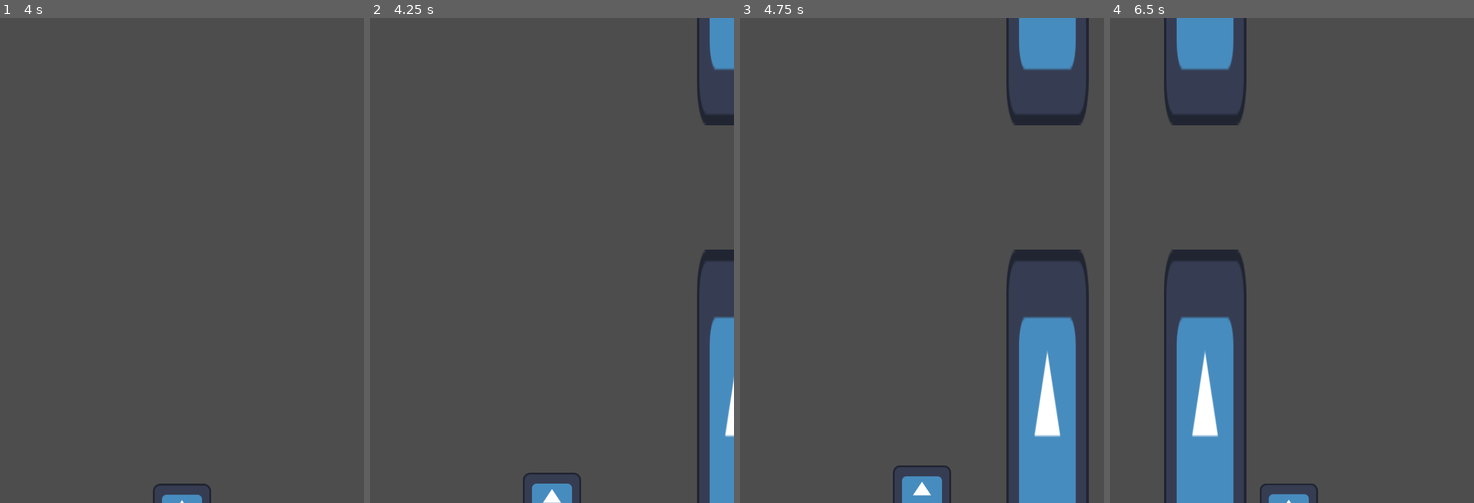
Above: before the commit, frames 1-4 (left to right).
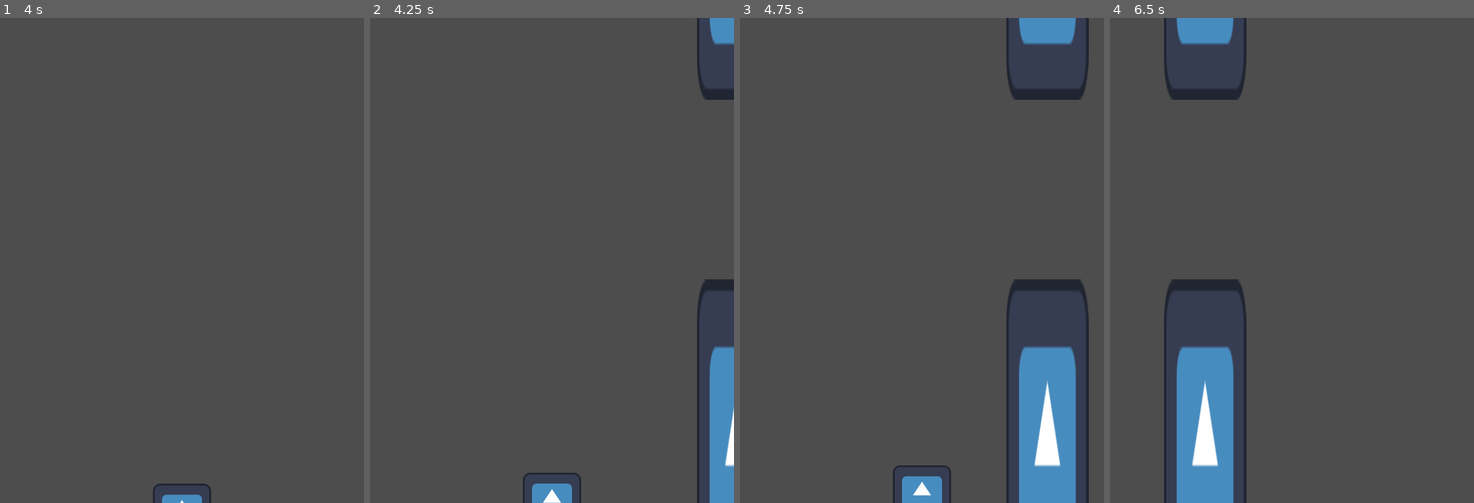
Above: after the commit, the same moments.

Repository: fabianovich/moooh-bird
Game: Godot game, scene res://scenes/game.tscn
Same seed, same stepped clock (60 frames per second), same inputs: the game is played once before the commit and once after it. The engine's default icon, where the game draws it, is replaced by a stand-in: a white triangle on a blue panel in a dark square.
Inputs:
- Up to frame 1 (4 s): tap Enter (ui_accept) at 0.5, 0.77, 1.52, 3.02, 3.77 s
- Up to frame 2 (4.25 s): no input
- Up to frame 3 (4.75 s): tap Enter (ui_accept) at 4.52 s
- Up to frame 4 (6.5 s): tap Enter (ui_accept) at 6.02 s

Frame 1 is identical in both runs. In frame 2, 2.1% of the frame differs, in the area x 89-100%, y 0-93%; in frame 3, 5.0%; in frame 4, 5.3%, in the area x 14-58%, y 0-100%.

Commit message:
score collision

Diff:
--- a/code/bird.gd
+++ b/code/bird.gd
@@ -18,6 +18,7 @@
 		for index in get_slide_collision_count():
 				var collision := get_slide_collision(index)
 				var body := collision.get_collider()
+				print(body.name)
 				#game over
-				game = false
+				#game = false
 		move_and_slide()
--- a/code/pipes.gd
+++ b/code/pipes.gd
@@ -1,4 +1,4 @@
-extends StaticBody2D
+extends Node2D
 
 var pipespeed = 200
 
--- a/code/pipespawner.gd
+++ b/code/pipespawner.gd
@@ -1,5 +1,8 @@
 extends Node
 
+#var pipeUpScene = preload("res://scenes/pipe_up.tscn")
+#var pipeDownScene = preload("res://scenes/pipe_down.tscn")
+#var collisionScene = preload("res://scenes/score_collision.tscn")
 var pipeScene = preload("res://scenes/pipes.tscn")
 var dt = 0
 var pipeInterval = 4
@@ -13,6 +16,15 @@
 
 func spawn():
 	var y = randi_range(200, 600)
-	var instance = pipeScene.instantiate()
-	instance.position = Vector2(650, y)
-	add_child(instance)
+	var pipes = pipeScene.instantiate()
+	pipes.position = Vector2(650, y)
+	add_child(pipes)
+	#var pipeUp = pipeUpScene.instantiate()
+	#var pipeDown = pipeDownScene.instantiate()
+	#var collision = collisionScene.instantiate()
+	#pipeDown.position = Vector2(650, y + 100)
+	#pipeUp.position = Vector2(650, y - 100)
+	#collision.position = Vector2(650, y)
+	#add_child(collision)
+	#add_child(pipeUp)
+	#add_child(pipeDown)
--- /dev/null
+++ b/scenes/pipe_down.tscn
@@ -0,0 +1,17 @@
+[gd_scene format=3 uid="uid://xfftbb1874pr"]
+
+[ext_resource type="Texture2D" uid="uid://l88a7yl7sd8x" path="res://assets/icon.svg" id="1_3sgmx"]
+
+[sub_resource type="RectangleShape2D" id="RectangleShape2D_ubpi2"]
+size = Vector2(128, 588)
+
+[node name="StaticBody2D" type="StaticBody2D" unique_id=483753593]
+
+[node name="down" type="CollisionShape2D" parent="." unique_id=1825279829]
+position = Vector2(0, 301)
+shape = SubResource("RectangleShape2D_ubpi2")
+
+[node name="Sprite2D2" type="Sprite2D" parent="down" unique_id=1418284964]
+position = Vector2(8.077936e-28, -3)
+scale = Vector2(1.0625, 4.6484375)
+texture = ExtResource("1_3sgmx")
--- /dev/null
+++ b/scenes/pipe_up.tscn
@@ -0,0 +1,17 @@
+[gd_scene format=3 uid="uid://c0gudurnod6ay"]
+
+[ext_resource type="Texture2D" uid="uid://l88a7yl7sd8x" path="res://assets/icon.svg" id="1_vxi75"]
+
+[sub_resource type="RectangleShape2D" id="RectangleShape2D_akuxe"]
+size = Vector2(123, 584)
+
+[node name="StaticBody2D" type="StaticBody2D" unique_id=1807757513]
+
+[node name="up" type="CollisionShape2D" parent="." unique_id=1842591888]
+position = Vector2(0.5, -292)
+shape = SubResource("RectangleShape2D_akuxe")
+
+[node name="Sprite2D" type="Sprite2D" parent="up" unique_id=505065852]
+position = Vector2(-0.5, -1)
+scale = Vector2(1.0625, 4.6484375)
+texture = ExtResource("1_vxi75")
--- a/scenes/pipes.tscn
+++ b/scenes/pipes.tscn
@@ -1,31 +1,17 @@
 [gd_scene format=3 uid="uid://chexpccwh835a"]
 
 [ext_resource type="Script" uid="uid://cse8hcv10l0kv" path="res://code/pipes.gd" id="1_3ahhd"]
-[ext_resource type="Texture2D" uid="uid://l88a7yl7sd8x" path="res://assets/icon.svg" id="1_f17p0"]
+[ext_resource type="PackedScene" uid="uid://c0gudurnod6ay" path="res://scenes/pipe_up.tscn" id="2_v53nb"]
+[ext_resource type="PackedScene" uid="uid://xfftbb1874pr" path="res://scenes/pipe_down.tscn" id="3_c66uf"]
+[ext_resource type="PackedScene" uid="uid://dergj7ftf1j3p" path="res://scenes/score_collision.tscn" id="4_kufs7"]
 
-[sub_resource type="RectangleShape2D" id="RectangleShape2D_3ahhd"]
-size = Vector2(128, 588)
-
-[sub_resource type="RectangleShape2D" id="RectangleShape2D_f17p0"]
-size = Vector2(123, 584)
-
-[node name="StaticBody2D" type="StaticBody2D" unique_id=2030734738]
+[node name="Node2D" type="Node2D" unique_id=1541705763]
 script = ExtResource("1_3ahhd")
 
-[node name="down" type="CollisionShape2D" parent="." unique_id=1379578887]
-position = Vector2(0, 400)
-shape = SubResource("RectangleShape2D_3ahhd")
+[node name="up" parent="." unique_id=1807757513 instance=ExtResource("2_v53nb")]
+position = Vector2(0, -150)
 
-[node name="Sprite2D2" type="Sprite2D" parent="down" unique_id=492716634]
-position = Vector2(-6.7762636e-21, -1)
-scale = Vector2(1.0625, 4.6484375)
-texture = ExtResource("1_f17p0")
+[node name="down" parent="." unique_id=483753593 instance=ExtResource("3_c66uf")]
+position = Vector2(0, 150)
 
-[node name="up" type="CollisionShape2D" parent="." unique_id=1164591969]
-position = Vector2(0.5, -400)
-shape = SubResource("RectangleShape2D_f17p0")
-
-[node name="Sprite2D" type="Sprite2D" parent="up" unique_id=1595880682]
-position = Vector2(-0.5, -1)
-scale = Vector2(1.0625, 4.6484375)
-texture = ExtResource("1_f17p0")
+[node name="score_collision" parent="." unique_id=2111513075 instance=ExtResource("4_kufs7")]
--- /dev/null
+++ b/scenes/score_collision.gd
@@ -0,0 +1,4 @@
+extends Area2D
+
+func _on_body_entered(body: Node2D) -> void:
+	print(body.name)
--- /dev/null
+++ b/scenes/score_collision.tscn
@@ -0,0 +1,14 @@
+[gd_scene format=3 uid="uid://dergj7ftf1j3p"]
+
+[ext_resource type="Script" uid="uid://cpyjl120kswjx" path="res://scenes/score_collision.gd" id="1_pp2fq"]
+
+[sub_resource type="RectangleShape2D" id="RectangleShape2D_4nupw"]
+size = Vector2(108, 296)
+
+[node name="score_collision" type="Area2D" unique_id=2111513075]
+script = ExtResource("1_pp2fq")
+
+[node name="CollisionShape2D" type="CollisionShape2D" parent="." unique_id=470419221]
+shape = SubResource("RectangleShape2D_4nupw")
+
+[connection signal="body_entered" from="." to="." method="_on_body_entered"]
Not shown, added: scenes/score_collision.gd.uid
